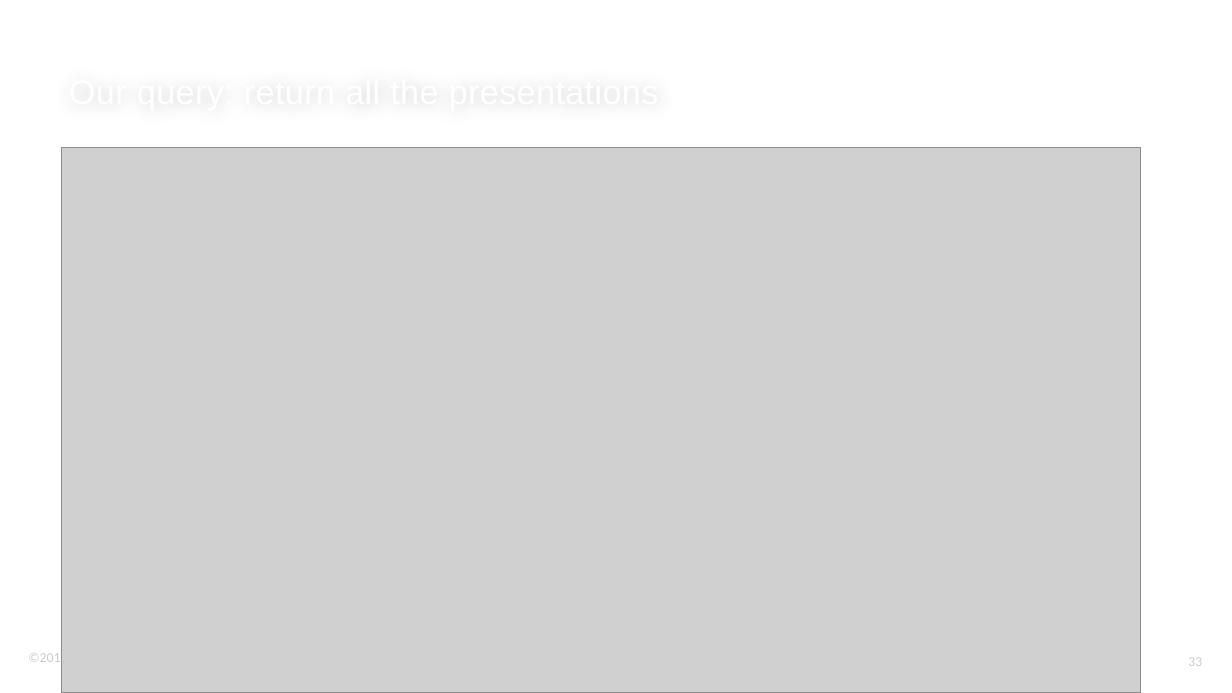
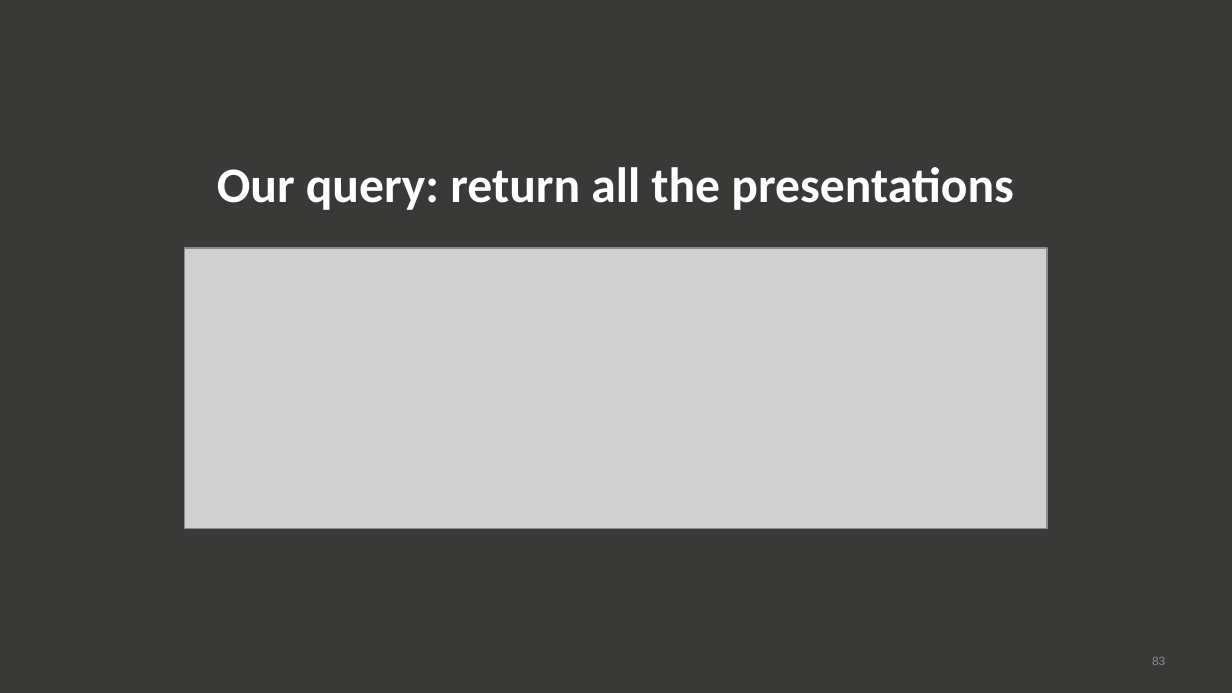
Before and after one commit to ldoguin/couchbase-mobile-android-workshop, a slide deck: slide 83 of AndroidWorkshopMasterDetailFlow.pptx (slide 33 before the commit). Drawn at 1232x693 pixels with LibreOffice and Linux fonts; fonts in the diff are those of the drawing; grey boxes stand for pictures; background and template pictures are left out. Boxes give left, top, right and bottom in pixels: in the first picture for what was removed or moved away, otherwise in the second. Text is boxed around its words. In the diff, an @@ line names an element or a change of style, - is before the commit and + after.

```diff
--- a/AndroidWorkshopMasterDetailFlow.pptx
+++ b/AndroidWorkshopMasterDetailFlow.pptx
@@ background #FFFFFF to #393937 @@
@@ title "Our query: return all the ...": place and size @@
-title "Our query: return all the ..." at bbox=[63, 0, 1141, 118]
+title "Our query: return all the ..." at bbox=[217, 167, 1014, 210]
@@ title "Our query: return all the ..." at bbox=[217, 167, 1014, 210]: size 20 to 29 pt, font Arial to Calibri, letter spacing 0.2 to 0 pt, bold on; alignment left to centre @@
@@ picture: place and size @@
-picture at bbox=[62, 148, 1141, 693]
+picture at bbox=[185, 248, 1047, 529]
@@ text removed at bbox=[28, 650, 67, 666] @@
-©2014 Couchbase Inc.
@@ page number at bbox=[1152, 657, 1165, 665]: text changed; size 8 to 7 pt; font Calibri to Arial; text colour #CCCCCC to #8C8C8C @@
-33
+83
```
Also in this commit, not shown: 27 other slides changed, 58 slides added, 8 slides removed.
